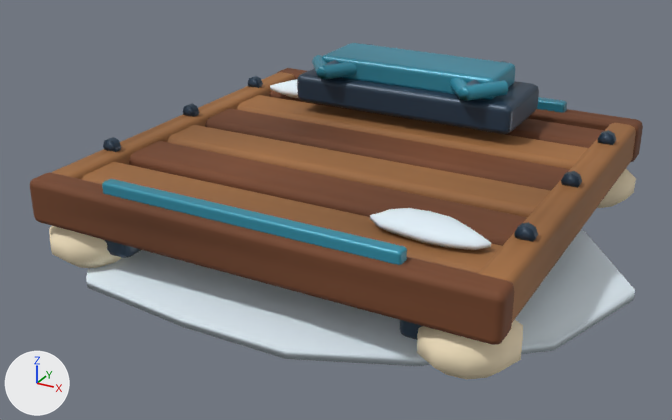
The glTF model HavenlineGodot/assets/stations_v2/pad_input.glb: old version first, new version second.
One viewpoint serves both versions: a 50 mm lens placed at (1.63, -3.18, 1.65), pointed at (-0.07, -0.09, 0.11). Every picture has the same lights, and +X, +Y and +Z are marked at lower left. The older version comes first. Vertices at exactly the same position are counted once.

Objects in the first picture: 'pad_input'.
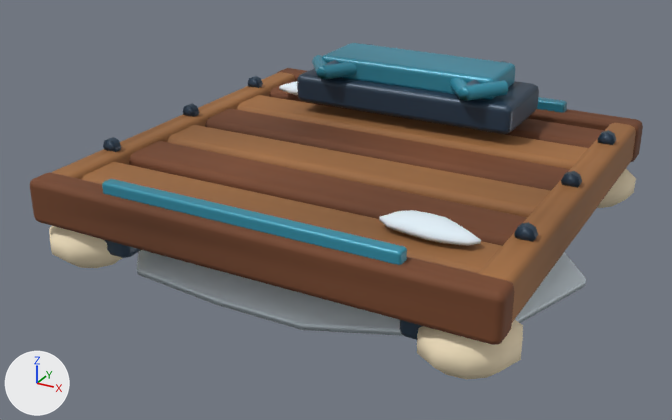
Pixel boxes (x1, y1, x2, y2) of what changed, in the pictures (672 x 420 px; the box of a moved part takes in the faces that stretch with it):
part 1 of me_pad_input, moved or reshaped: before (270, 79, 298, 98); after (279, 81, 298, 96)
part 2 of me_pad_input, moved or reshaped: before (370, 208, 491, 250); after (379, 210, 481, 246)
part 3 of me_pad_input, moved or reshaped (mostly hidden afterwards): before (86, 229, 635, 359); after (137, 250, 586, 330)
part 4 of me_pad_input, recoloured: before (87, 248, 633, 366); after (139, 259, 586, 336)

What changed in the scene script:
```text
Change me_pad_input:
    used by ob_pad_input; location = (0.0, 0.0, 0.0)
    remove me_pad_input.from_pydata(...)  # 2259 vertices, 4230 faces; spans x -1.0..1.14, y -0.96..1.08, z -0.11..0.62
    add me_pad_input.from_pydata(...)  # 2259 vertices, 4230 faces; spans x -0.95..0.95, y -0.92..0.92, z -0.06..0.62
    me_pad_input part 1: the loose piece of 86 vertices spanning x -0.76..-0.15, y 0.47..0.7, z 0.34..0.43 is scaled about its middle by (0.84, 0.825, 0.866)
    me_pad_input part 2: the loose piece of 86 vertices spanning x 0.36..0.78, y -0.7..-0.51, z 0.34..0.41 is scaled about its middle by (0.84, 0.825, 0.867)
    me_pad_input part 3: 98 of 2259 vertices moved; they spanned x -1.0..1.14, y -0.96..1.08, z -0.11..0.07 and now span x -0.84..0.95, y -0.79..0.89, z -0.06..0.07; mean shift (0.0, 0.0, 0.02); largest move (-0.7, -0.9, -0.04) -> (-0.59, -0.74, -0.03)
    me_pad_input part 4: 69 kept faces spanning x -0.84..0.95, y -0.79..0.89, z -0.06..0.08 get new vertex colours; the middle colour goes from white #eef2f4 to white #edf2f4
```
